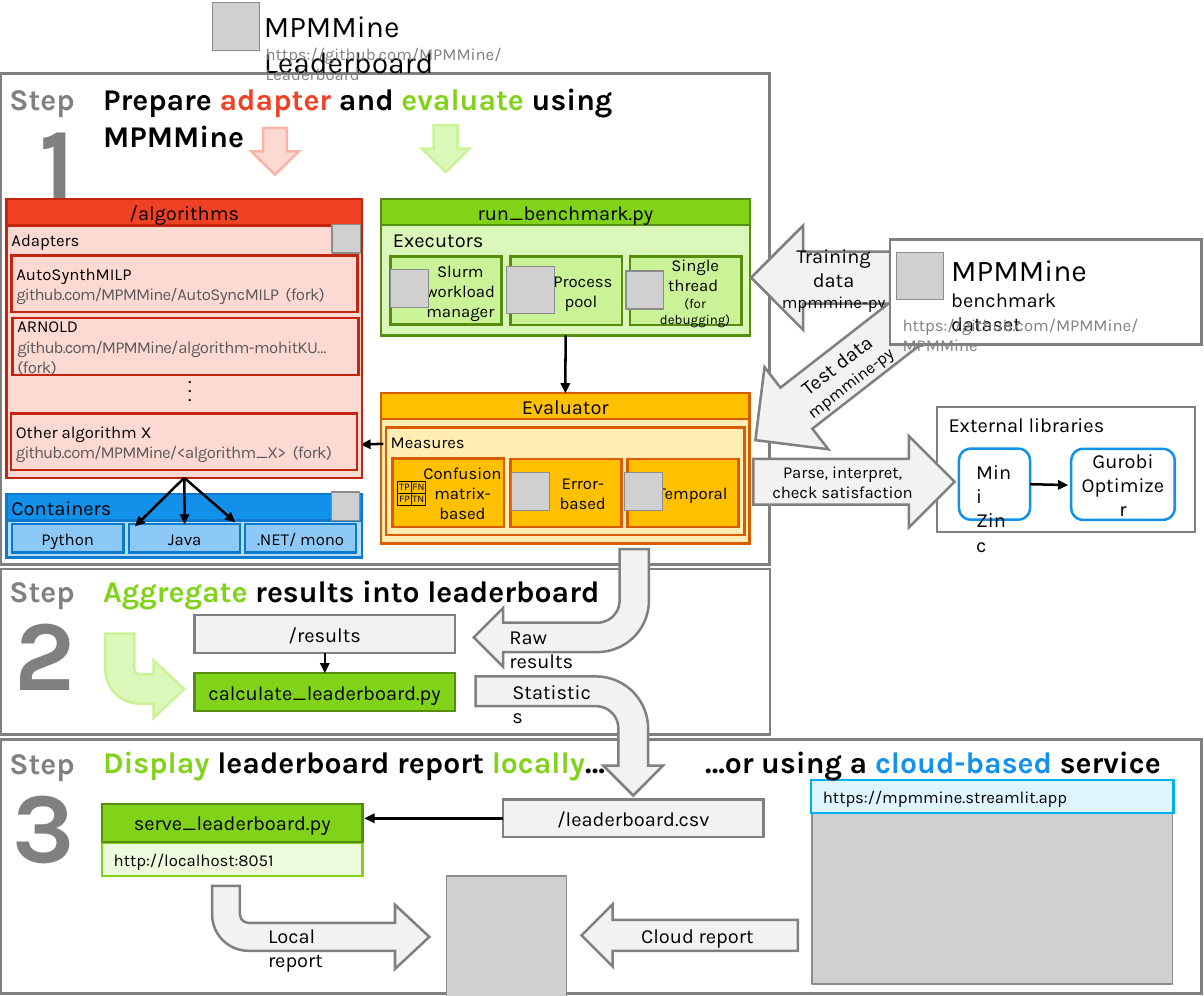
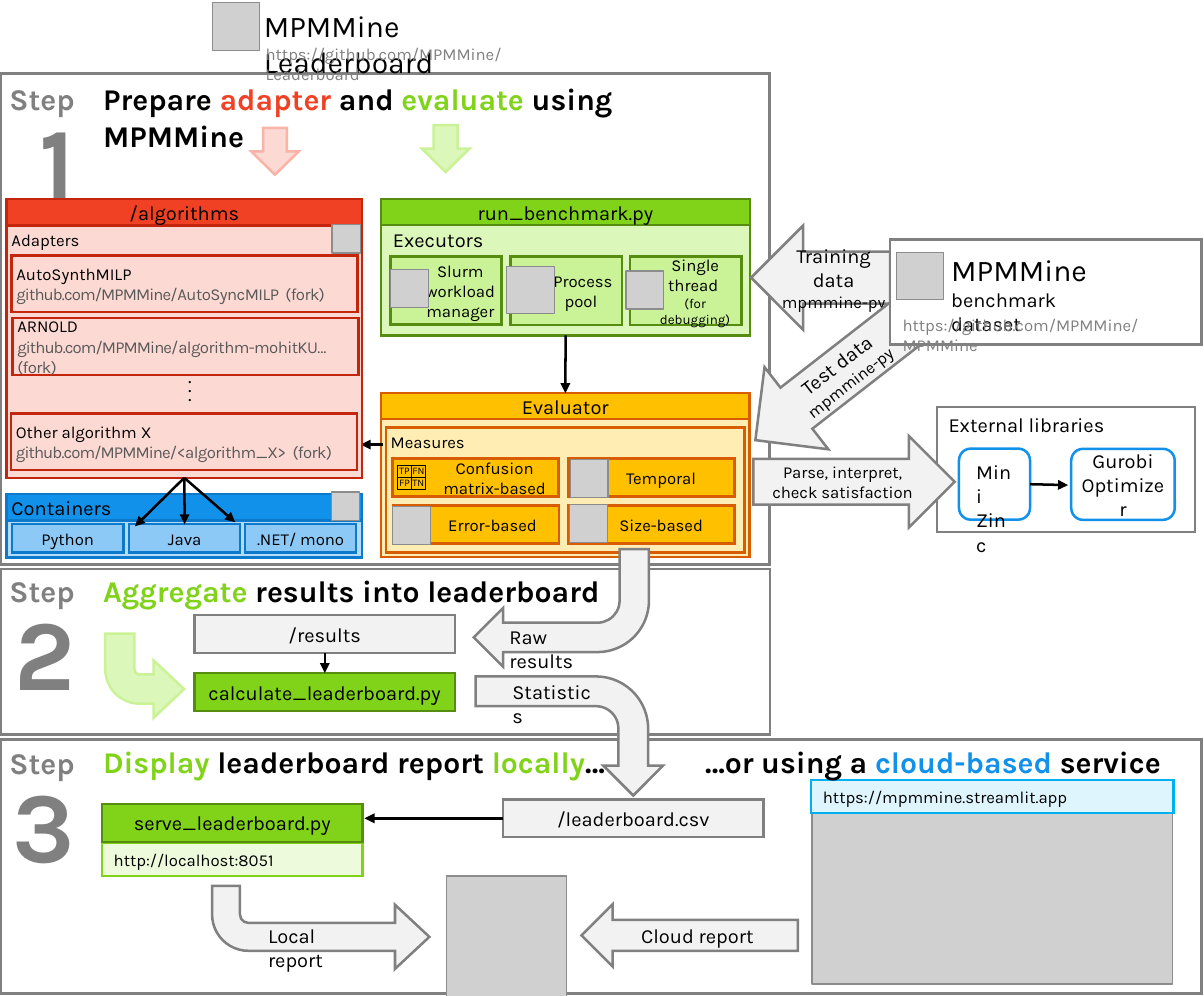
Before and after one commit to MPMMine/Leaderboard, a slide deck: slide 1 of docs/assets/architecture.pptx. Drawn at 1204x996 pixels with LibreOffice and Linux fonts; fonts in the diff are those of the drawing; grey boxes stand for pictures. Boxes give left, top, right and bottom in pixels: in the first picture for what was removed or moved away, otherwise in the second. Text is boxed around its words. In the diff, an @@ line names an element or a change of style, - is before the commit and + after.

Commit message:
chore: add size measures to the architecture diagram

```diff
--- a/docs/assets/architecture.pptx
+++ b/docs/assets/architecture.pptx
@@ rectangle: place and size @@
-rectangle at bbox=[380, 415, 749, 543]
+rectangle at bbox=[380, 415, 749, 556]
@@ rectangle "Measures": place and size @@
-rectangle "Measures" at bbox=[386, 427, 745, 536]
+rectangle "Measures" at bbox=[386, 427, 745, 553]
@@ rectangle "Confusion matrix-based": place and size @@
-rectangle "Confusion matrix-based" at bbox=[393, 459, 503, 527]
+rectangle "Confusion matrix-based" at bbox=[393, 459, 559, 496]
@@ table: place and size @@
-table at bbox=[397, 482, 426, 506]
+table at bbox=[397, 466, 426, 490]
@@ picture removed at bbox=[512, 472, 549, 509] @@
@@ rectangle "Temporal": place and size @@
-rectangle "Temporal" at bbox=[627, 459, 738, 527]
+rectangle "Temporal" at bbox=[568, 459, 734, 496]
@@ picture added at bbox=[571, 459, 608, 496] @@
@@ picture removed at bbox=[625, 472, 662, 509] @@
@@ rectangle "Error-based": place and size @@
-rectangle "Error-based" at bbox=[510, 459, 621, 527]
+rectangle "Error-based" at bbox=[393, 506, 559, 543]
@@ picture added at bbox=[393, 507, 430, 544] @@
@@ rectangle added at bbox=[568, 506, 734, 543], fill #FFC000, outline #D85C00 1.5 pt, 10 pt, text #000000 @@
+Size-based
@@ picture added at bbox=[569, 504, 607, 542] @@
```
Also in this commit, not shown: 1 other file.
